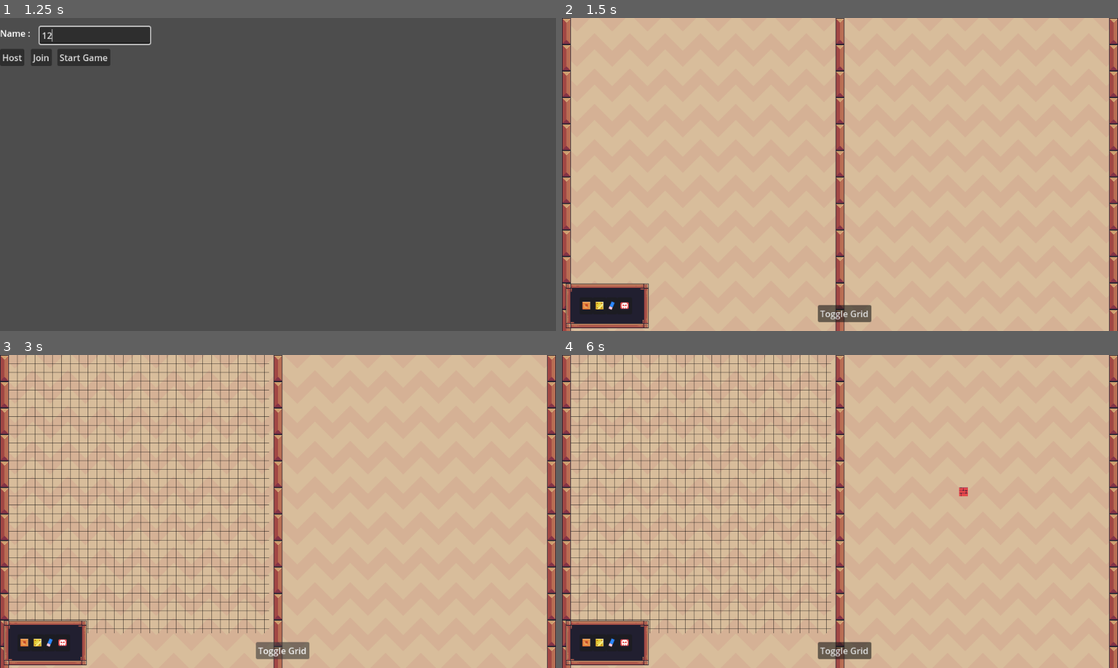
Above: before the commit, frames 1-4 (two rows, left to right).
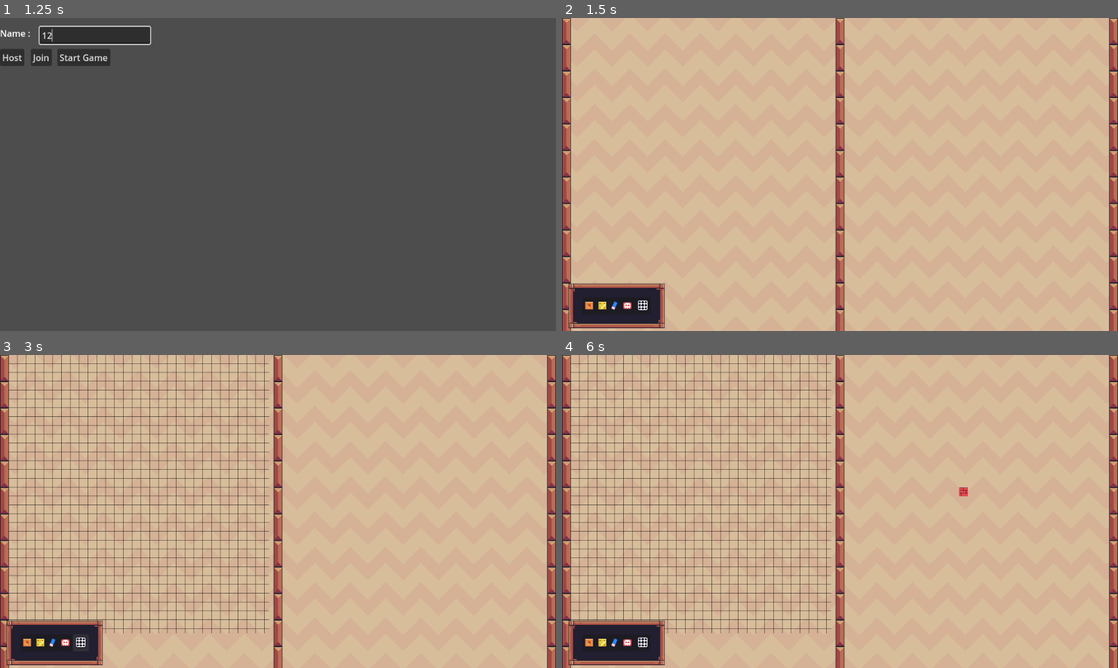
Above: after the commit, the same moments.

Repository: katsulon/Sly-Contest
Game: Godot game, scene res://Multiplayer/MultiplayerScene.tscn
Two runs of this game, one before a commit and one after it. Both use one fixed random seed, a clock stepped at 60 frames per second and the inputs below.
Inputs (mouse positions are in pixels of both pictures, inside the frame that each line leads up to; where the layout moved, square brackets give the same spot in the first picture):
- Up to frame 1 (1.25 s): click (94, 36) at 0.52 s; type "12" at 0.6 s
- Up to frame 2 (1.5 s): click "Start Game" at 1.25 s
- Up to frame 3 (3 s): click (27, 642) [22, 642] at 2 s; click (83, 642) [283, 649] at 2.75 s
- Up to frame 4 (6 s): click (600, 642) at 3.5 s; click (612, 642) at 4.25 s; click (628, 642) [623, 642] at 5 s; tap Enter (ui_accept) at 5.75 s; move the mouse to (962, 495) at 5.77 s; press the mouse at (962, 495) at 5.78 s; hold Right (ui_right) from 5.78 s (still down)

Frame 1 is identical in both runs. In frame 2, 1.4% of the frame differs, in the area x 0-56%, y 84-100%; in frame 3, 1.4%; in frame 4, 1.4%.
Error in both runs: Invalid access to property or key '1' on a base object of type 'Dictionary'. (res://Levels/level.gd:55)

Commit message:
Add the button to toggle the grid on th ui

Diff:
--- a/Interfaces/UI.tscn
+++ b/Interfaces/UI.tscn
@@ -1,9 +1,10 @@
-[gd_scene load_steps=5 format=3 uid="uid://b1weu27roatyo"]
+[gd_scene load_steps=6 format=3 uid="uid://b1weu27roatyo"]
 
 [ext_resource type="Texture2D" uid="uid://d3iqah6fvbksu" path="res://assets/Terrain/orangeBlock.png" id="1_4txxn"]
 [ext_resource type="Texture2D" uid="uid://b6fnknsjs26n5" path="res://assets/Terrain/goldBlock.png" id="1_82cl6"]
 [ext_resource type="Texture2D" uid="uid://dlmwu282h5rjg" path="res://assets/Terrain/Eraser.png" id="2_ncwb1"]
 [ext_resource type="Texture2D" uid="uid://jo88f471cts0" path="res://assets/Menu/Levels/50.png" id="4_0f8t0"]
+[ext_resource type="Texture2D" uid="uid://ckg4xvc0jc6t8" path="res://assets/Menu/Buttons/Levels.png" id="5_cok1u"]
 
 [node name="Control" type="Control"]
 layout_mode = 3
@@ -16,10 +17,10 @@
 [node name="CanvasLayer" type="CanvasLayer" parent="."]
 
 [node name="PanelContainer" type="PanelContainer" parent="CanvasLayer"]
-offset_left = 7.0
+offset_left = 12.0
 offset_top = 481.0
-offset_right = 157.0
-offset_bottom = 562.0
+offset_right = 138.0
+offset_bottom = 516.0
 
 [node name="MarginContainer" type="MarginContainer" parent="CanvasLayer/PanelContainer"]
 layout_mode = 2
@@ -56,3 +57,9 @@
 layout_mode = 2
 focus_mode = 0
 icon = ExtResource("4_0f8t0")
+
+[node name="ToggleGrid" type="Button" parent="CanvasLayer/PanelContainer/MarginContainer/GridContainer"]
+layout_mode = 2
+focus_mode = 0
+icon = ExtResource("5_cok1u")
+metadata/_edit_use_anchors_ = true
--- a/Levels/grid.gd
+++ b/Levels/grid.gd
@@ -1,6 +1,7 @@
 extends Node2D
 
 @onready var tile_map : TileMap = $"../TileMap"
+@onready var btnGrid = get_node("../Control/CanvasLayer/PanelContainer/MarginContainer/GridContainer/ToggleGrid")
 
 var size_half = Vector2i(30,31)
 var grid_size
@@ -13,6 +14,7 @@
 func _ready():
 	grid_size = tile_map.map_to_local(Vector2i(size_half.x, size_half.y))
 	cells_amount = Vector2i(grid_size.x/cell_size.x+1, grid_size.y/cell_size.y+1)
+	btnGrid.connect("pressed", _on_toggle_grid_pressed)
 
 func _on_toggle_grid_pressed():
 	draw_grid = !draw_grid
--- a/Levels/level.tscn
+++ b/Levels/level.tscn
@@ -509,17 +509,10 @@
 layer_1/tile_data = PackedInt32Array()
 
 [node name="Control" parent="." instance=ExtResource("6_uuvyi")]
-
-[node name="CanvasLayer" type="CanvasLayer" parent="."]
-
-[node name="ToggleGrid" type="Button" parent="CanvasLayer"]
-offset_left = 464.0
-offset_top = 520.0
-offset_right = 561.0
-offset_bottom = 551.0
-focus_mode = 0
-text = "Toggle Grid"
-metadata/_edit_use_anchors_ = true
+offset_left = 28.0
+offset_top = 5.0
+offset_right = 28.0
+offset_bottom = 5.0
 
 [node name="SpawnLocations" type="Node2D" parent="."]
 
@@ -531,5 +524,3 @@
 
 [node name="MultiplayerSynchronizer" type="MultiplayerSynchronizer" parent="."]
 replication_config = SubResource("SceneReplicationConfig_a7qin")
-
-[connection signal="pressed" from="CanvasLayer/ToggleGrid" to="Grid" method="_on_toggle_grid_pressed"]
